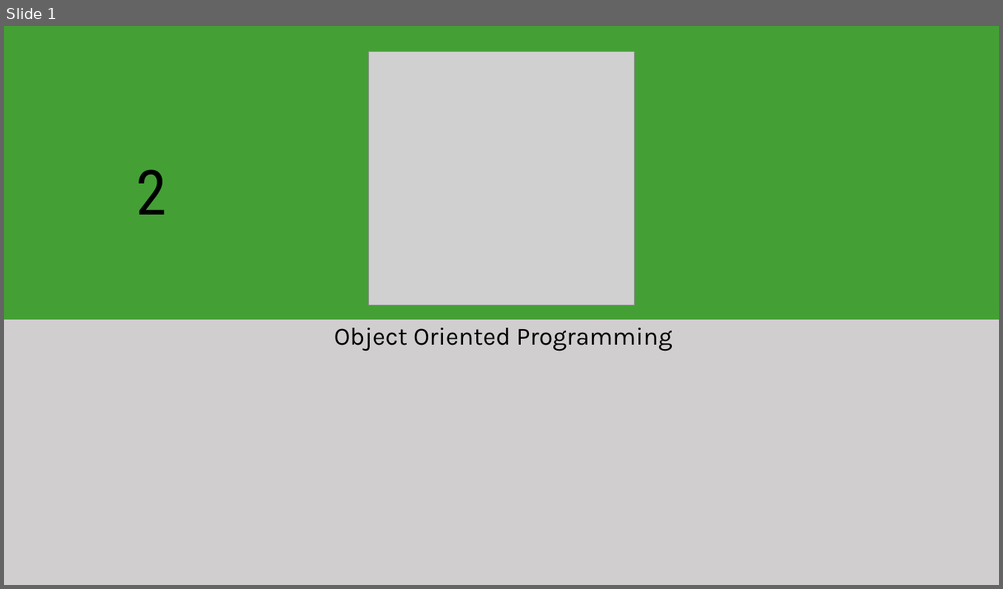
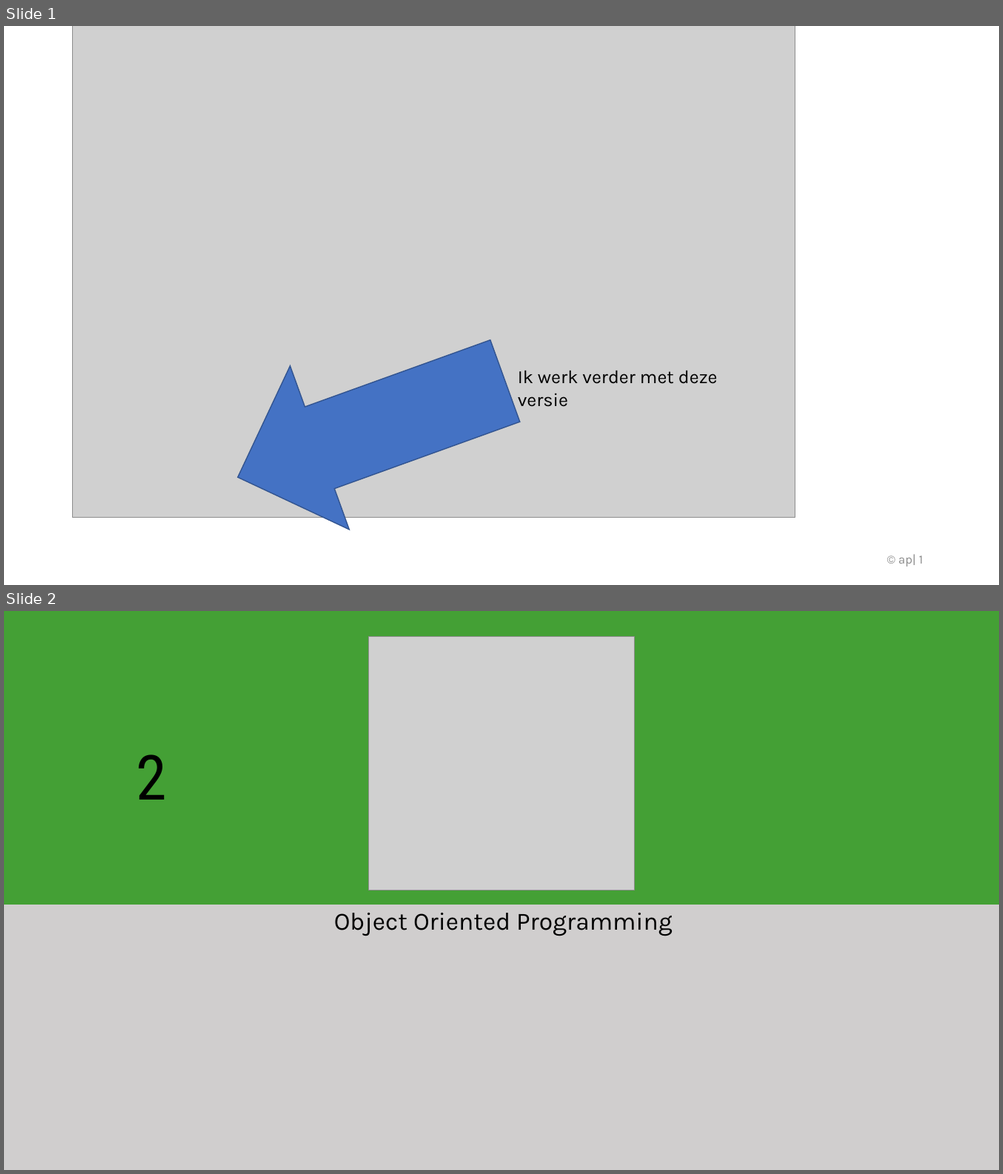
Before and after one commit to dbEthan/csharpbook2, a slide deck: oopquest/2_oopquest.pptx. Shown one above the other, each under a label of ours: slide 1 before the commit, slides 1 and 2 after it. The pictures are 1003x589 and 1003x1174 pixels, drawn with LibreOffice and Linux fonts; fonts in the diff are those of the drawing; grey boxes stand for pictures; background and template pictures are left out. Boxes give left, top, right and bottom in pixels: in the first picture for what was removed or moved away, otherwise in the second. Text is boxed around its words. In the diff, an @@ line names an element or a change of style, - is before the commit and + after.

```diff
--- a/oopquest/2_oopquest.pptx
+++ b/oopquest/2_oopquest.pptx
@@ slide 1 added at (4,26,999,585), background #FFFFFF @@
@@ picture added at (73,26,795,517) @@
@@ right arrow added at (208,299,535,560), fill #4472C4, outline #325491 1 pt @@
@@ text added at (518,371,717,407), 18 pt, text #000000 @@
+Ik werk verder met deze versie
@@ page number added at (898,554,923,567), 12 pt, text #8C8C8C @@
+© ap| 1
@@ what was slide 1 is now slide 2 @@
```
Also in this commit, not shown: 1 slide changed, 1 other file.
